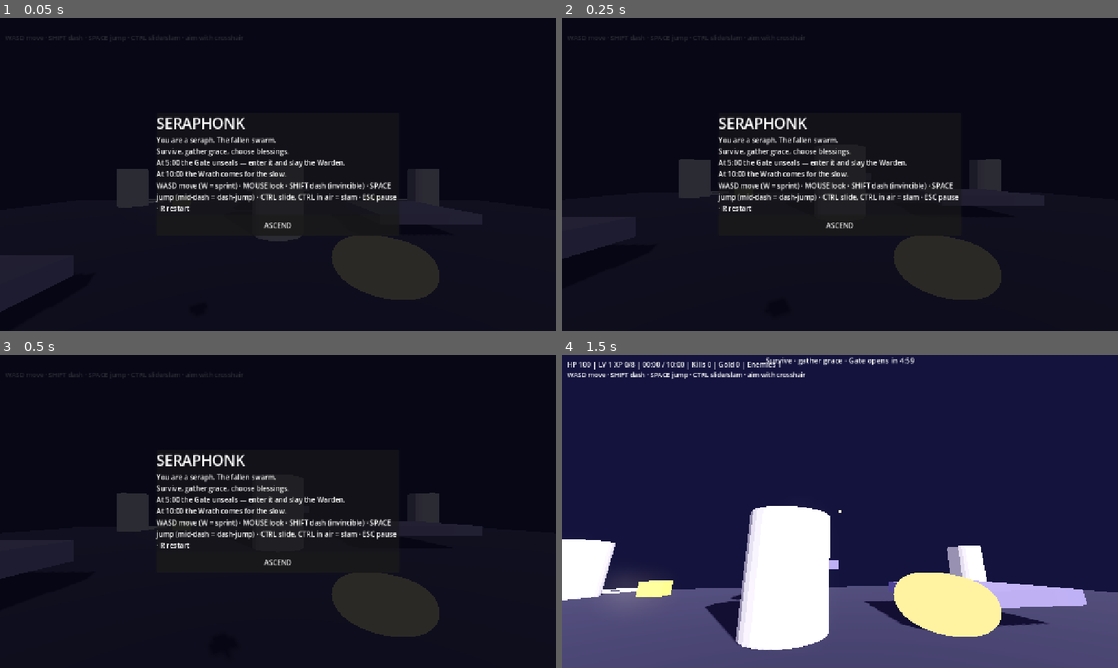
Above: before the commit, frames 1-4 (two rows, left to right).
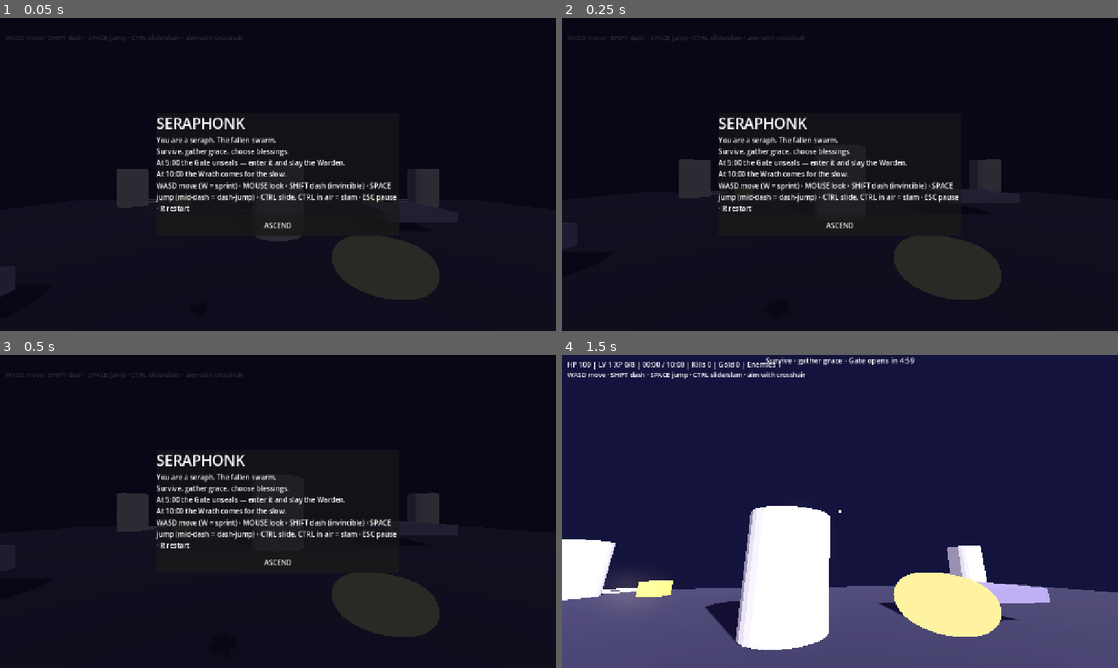
Above: after the commit, the same moments.

Repository: hl0659/seraphonk
Game: Godot game, scene res://scenes/main.tscn
Two runs of this game, one before a commit and one after it. Both use one fixed random seed, a clock stepped at 60 frames per second and the inputs below.
Inputs (mouse positions are in pixels of both pictures, inside the frame that each line leads up to):
- Up to frame 1 (0.05 s): no input
- Up to frame 2 (0.25 s): no input
- Up to frame 3 (0.5 s): no input
- Up to frame 4 (1.5 s): click "ASCEND" at 0.5 s; tap Enter at 1.25 s; move the mouse to (867, 511) at 1.27 s; hold W (move_forward) from 1.28 s (still down); tap Shift (dash) at 1.35 s

The runs differ from the first frame. In frame 1, 0.4% of the frame differs, in the area x 0-75%, y 65-94%; in frame 2, less than 0.1%; in frame 3, less than 0.1%; in frame 4, 1.1%, in the area x 30-95%, y 65-88%.

Commit message:
fix(play): arena walls, enemy pressure, chakram bite, trumpet fallback aim, capture hardening

Diff:
--- a/godot/scripts/enemy.gd
+++ b/godot/scripts/enemy.gd
@@ -20,13 +20,13 @@
 	if elite:
 		max_hp = 90.0 * hp_scale
 	hp = max_hp
-	speed = (2.4 if elite else 3.2 + randf() * 1.2) * (1.0 + hp_scale * 0.03)
+	speed = (3.4 if elite else 4.6 + randf() * 1.4) * (1.0 + hp_scale * 0.03)
 	radius = 1.1 if elite else 0.6
 	contact = 16.0 if elite else 8.0
 	if flying:
 		hp = 12.0 * hp_scale
 		max_hp = hp
-		speed = 4.5
+		speed = 5.5
 		radius = 0.45
 		contact = 6.0
 		base_y = 3.0
--- a/godot/scripts/game.gd
+++ b/godot/scripts/game.gd
@@ -184,13 +184,13 @@
 		var pb := StaticBody3D.new()
 		var pc := CollisionShape3D.new()
 		var pbox := BoxShape3D.new()
-		pbox.size = Vector3(4.0, 0.4, 4.0)
+		pbox.size = Vector3(3.0, 0.4, 3.0)
 		pc.shape = pbox
 		pc.position.y = ph - 0.2
 		pb.add_child(pc)
 		var pm2 := MeshInstance3D.new()
 		var pmm := BoxMesh.new()
-		pmm.size = Vector3(4.0, 0.4, 4.0)
+		pmm.size = Vector3(3.0, 0.4, 3.0)
 		pm2.mesh = pmm
 		var pmat := StandardMaterial3D.new()
 		pmat.albedo_color = Color(0.35, 0.32, 0.45)
@@ -229,6 +229,7 @@
 	hud_layer.process_mode = Node.PROCESS_MODE_ALWAYS
 	add_child(hud_layer)
 	hud_label = Label.new()
+	hud_label.mouse_filter = Control.MOUSE_FILTER_IGNORE
 	hud_label.add_theme_font_size_override("font_size", 16)
 	hud_label.position = Vector2(12, 10)
 	hud_layer.add_child(hud_label)
@@ -250,12 +251,14 @@
 	draft_center.add_child(draft_panel)
 	hud_layer.add_child(draft_center)
 	title_label = Label.new()
+	title_label.mouse_filter = Control.MOUSE_FILTER_IGNORE
 	title_label.add_theme_font_size_override("font_size", 15)
 	title_label.text = "WASD move · SHIFT dash · SPACE jump · CTRL slide/slam · aim with crosshair"
 	title_label.position = Vector2(12, 34)
 	hud_layer.add_child(title_label)
 	var objective := Label.new()
 	objective.name = "Objective"
+	objective.mouse_filter = Control.MOUSE_FILTER_IGNORE
 	objective.add_theme_font_size_override("font_size", 17)
 	objective.set_anchors_preset(Control.PRESET_TOP_WIDE)
 	objective.horizontal_alignment = HORIZONTAL_ALIGNMENT_CENTER
@@ -270,6 +273,7 @@
 	hud_layer.add_child(cross)
 	var mouseln := Label.new()
 	mouseln.name = "MouseHint"
+	mouseln.mouse_filter = Control.MOUSE_FILTER_IGNORE
 	mouseln.add_theme_font_size_override("font_size", 18)
 	mouseln.text = "CLICK TO LOOK AROUND"
 	mouseln.set_anchors_preset(Control.PRESET_CENTER)
@@ -278,6 +282,14 @@
 	hud_layer.add_child(mouseln)
 
 func _unhandled_input(event: InputEvent) -> void:
+	# click-to-capture backup (primary path is _input below)
+	_try_capture(event)
+
+func _input(event: InputEvent) -> void:
+	# runs before GUI: clicks on labels can never block recapture
+	_try_capture(event)
+
+func _try_capture(event: InputEvent) -> void:
 	# click-to-capture: any lost pointer capture recovers with one click
 	if DisplayServer.get_name() == "headless":
 		return
@@ -344,6 +356,11 @@
 		return
 	if game_over or draft_open or get_tree().paused:
 		return
+	# FPS contract: while playing, the pointer belongs to the camera.
+	# (Pause/draft/end explicitly release it elsewhere.)
+	if DisplayServer.get_name() != "headless":
+		if Input.mouse_mode != Input.MOUSE_MODE_CAPTURED and hud_layer.get_node_or_null("StartCenter") == null:
+			Input.mouse_mode = Input.MOUSE_MODE_CAPTURED
 	if hitstop_t > 0.0:
 		hitstop_t -= dt
 		return
@@ -404,7 +421,7 @@
 			continue
 		if w["id"] == "chakram":
 			w["cd"] = maxf(0.35, 0.9 - w["lvl"] * 0.07)
-			_chakram_burst(int(w["lvl"]) + qty - 1, 3.2 + tomes["radius"] * 0.5, 10.0 + w["lvl"] * 4.0)
+			_chakram_burst(int(w["lvl"]) + qty - 1, 2.6 + tomes["radius"] * 0.4, 16.0 + w["lvl"] * 6.0)
 		elif w["id"] == "trumpet":
 			w["cd"] = maxf(0.3, 1.1 - w["lvl"] * 0.08)
 			_trumpet_volley(qty + int(w["lvl"]) / 2, 12.0 + w["lvl"] * 5.0)
@@ -423,14 +440,16 @@
 
 func _chakram_burst(count: int, radius: float, dmg: float) -> void:
 	for i in count:
-		var a := TAU * float(i) / float(count) + t * 2.0
+		var a := TAU * float(i) / float(maxi(1, count)) + t * 2.5
 		var hit_pos := player.global_position + Vector3(cos(a), 0, sin(a)) * radius
-		_damage_area(hit_pos, 1.6 + tomes["radius"] * 0.25, dmg, false)
+		_damage_area(hit_pos, 2.2 + tomes["radius"] * 0.25, dmg, false)
 
 func _trumpet_volley(count: int, dmg: float) -> void:
-	# FPS aim: crosshair ray — best target inside a narrow cone, else straight ahead
+	# FPS aim: crosshair cone first, else nearest enemy (guns never feel dead)
 	var aim: Vector3 = -cam.global_transform.basis.z
 	var target := _enemy_in_crosshair(0.985)
+	if target == null:
+		target = _nearest_enemy(40.0)
 	var base_dir: Vector3 = ((target.global_position + Vector3(0, 1.2, 0)) - (player.global_position + Vector3(0, 1.5, 0))).normalized() if target else aim
 	for i in count:
 		var p := Node3D.new()
@@ -517,7 +536,7 @@
 				en.global_position += to.normalized() * fspd * dt
 				en.global_position.y = clampf(en.global_position.y, 1.2, 6.0)
 			if fd < 1.5 and float(player.get("iframes_t")) <= 0.0:
-				player.set("hp", float(player.get("hp")) - float(en.get("contact")) * dt * 3.0)
+				player.set("hp", float(player.get("hp")) - float(en.get("contact")) * dt * 1.5)
 				if float(player.get("hp")) <= 0.0 and not game_over:
 					game_over = true
 					sfx.call("play", "die")
@@ -533,7 +552,7 @@
 		# contact damage with player i-frames respected
 		if d < 1.1 + float(en.get("radius")):
 			if float(player.get("iframes_t")) <= 0.0:
-				player.set("hp", float(player.get("hp")) - float(en.get("contact")) * dt * 3.0)
+				player.set("hp", float(player.get("hp")) - float(en.get("contact")) * dt * 1.5)
 				if float(player.get("hp")) <= 0.0 and not game_over:
 					game_over = true
 					sfx.call("play", "die")
@@ -711,7 +730,7 @@
 	e.call("setup", true, 1.0 + t / 120.0)
 	e.set("max_hp", float(e.get("max_hp")) * 8.0)
 	e.set("hp", float(e.get("max_hp")))
-	e.set("speed", 2.0)
+	e.set("speed", 3.0)
 	e.set("contact", 25.0)
 	e.set("radius", 1.6)
 	enemies.append(e)
@@ -759,7 +778,7 @@
 	var mins := int(t) / 60
 	var secs := int(t) % 60
 	hud_label.text = "HP %.0f | LV %d XP %.0f/%.0f | %02d:%02d / 10:00 | Kills %d | Gold %d | Enemies %d" % [
-		float(player.get("hp")), level, xp, xp_next, mins, secs, kills, gold, enemies.size()]
+		maxf(0.0, float(player.get("hp"))), level, xp, xp_next, mins, secs, kills, gold, enemies.size()]
 	var mh := hud_layer.get_node_or_null("MouseHint") as Label
 	if mh:
 		mh.visible = (Input.mouse_mode != Input.MOUSE_MODE_CAPTURED) and not get_tree().paused and not draft_open and not game_over
--- a/godot/scripts/player.gd
+++ b/godot/scripts/player.gd
@@ -187,6 +187,9 @@
 			velocity.y = -0.5
 	move_and_slide()
 	trauma = maxf(0.0, trauma - dt * 1.6)
+	# invisible sanctum walls: the arena is 40x30, the void beyond is death
+	global_position.x = clampf(global_position.x, -19.0, 19.0)
+	global_position.z = clampf(global_position.z, -14.0, 14.0)
 	# head bob + strafe tilt (no camera position fighting: offsets only)
 	var hspd := Vector2(velocity.x, velocity.z).length()
 	if is_on_floor() and hspd > 1.0:
--- /dev/null
+++ b/godot/tools/sim_test.gd
@@ -0,0 +1,52 @@
+extends SceneTree
+## Headless playtest bot: loads main scene, holds W, turns, reports state.
+## Run: godot --headless --path godot -s res://tools/sim_test.gd
+var frames := 0
+var game: Node = null
+var player: Node3D = null
+var booted := false
+
+func _process(_dt: float) -> bool:
+	if not booted:
+		booted = true
+		var ps := load("res://scenes/main.tscn") as PackedScene
+		if ps == null:
+			print("SIM: FAIL scene load")
+			return true
+		game = ps.instantiate()
+		root.add_child(game)
+		player = game.get_node("Player") as Node3D
+		print("SIM: booted")
+		return false
+	frames += 1
+	if frames == 5:
+		Input.action_press("move_forward")
+	if frames == 300:
+		Input.action_press("ui_right")
+	if frames == 600:
+		Input.action_release("ui_right")
+	if frames == 900:
+		print("SIM: forcing draft + slam test")
+		game.call("_open_draft")
+		(player as CharacterBody3D).velocity.y = 8.0
+	if frames % 120 == 0:
+		var pp: Vector3 = player.global_position
+		print("SIM f=%d t=%.1f paused=%s draft=%s pos=(%.1f,%.1f,%.1f) yaw=%.2f hp=%.0f enemies=%d kills=%d xp=%.0f/%.0f lvl=%d proj=%d pickups=%d" % [
+			frames, float(game.get("t")), str(paused), bool(game.get("draft_open")),
+			pp.x, pp.y, pp.z, float(player.get("yaw")), float(player.get("hp")),
+			(game.get("enemies") as Array).size(), int(game.get("kills")),
+			float(game.get("xp")), float(game.get("xp_next")), int(game.get("level")),
+			(game.get("projectiles") as Array).size(), (game.get("pickups") as Array).size()])
+		if bool(game.get("draft_open")):
+			var vb: VBoxContainer = game.get("draft_panel").get_node("Choices")
+			var btns: Array = []
+			for c in vb.get_children():
+				if c is Button:
+					btns.append(c)
+			if btns.size() > 0:
+				print("SIM: picking draft: ", (btns[0] as Button).text)
+				(btns[0] as Button).pressed.emit()
+	if frames >= 1500:
+		print("SIM: done")
+		return true
+	return false
Not shown, added: godot/tools/sim_test.gd.uid
